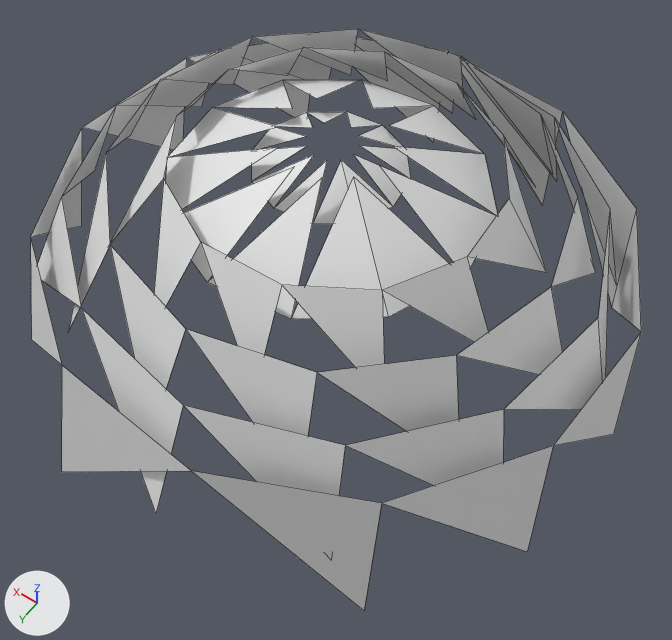
One commit to the OBJ model assets/meshes/monster_hair_polySurfaceShape37_1288.obj: the scene before it, then after it.
Both versions are drawn from a 50 mm camera at (-0.564, 0.773, 1.04) aimed at (-0.06, 0.067, -0.07). The axes (+X, +Y, +Z) are drawn at lower left. The lights are the same throughout. The older version comes first. Mesh edges are drawn as thin lines. Where no turn or scale is listed for an object, it has been applied to the vertices. Vertices at exactly the same position are counted once.

Before the edit, the objects in view are built like this:
```python
me_monster_hair_polysurfaceshape37_1288 = bpy.data.meshes.new('monster_hair_polySurfaceShape37_1288')
me_monster_hair_polysurfaceshape37_1288.from_pydata(...)  # 138 vertices, 72 faces; spans x -0.477..0.477, y -0.478..0.462, z -0.218..0.218
ob_monster_hair_polysurfaceshape37_1288 = bpy.data.objects.new('monster_hair_polySurfaceShape37_1288', me_monster_hair_polysurfaceshape37_1288)
ob_monster_hair_polysurfaceshape37_1288.location = (0.0, 0.0, 0.0)
```
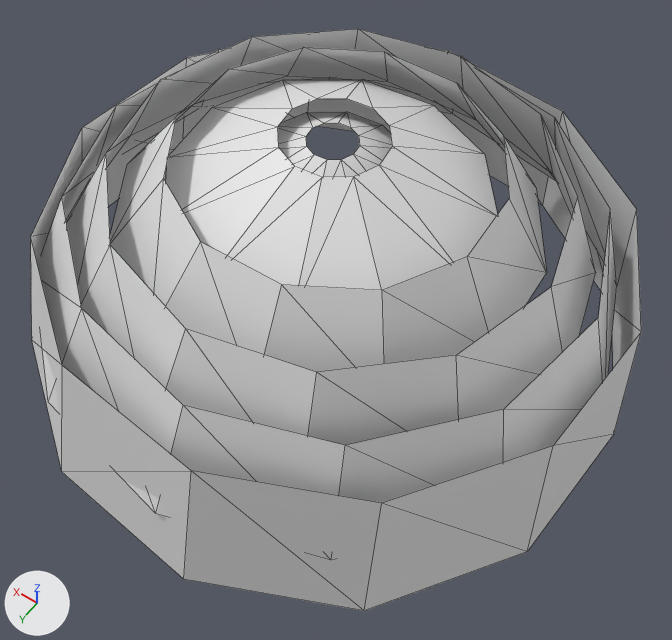
Where the change shows, as pixel boxes (x1, y1, x2, y2) in the pictures (672 x 640 px):
part 1 of me_monster_hair_polysurfaceshape37_1288, added: after (31, 29, 641, 611)

The change, as a list of edits to the scene's bpy script:
```text
Change me_monster_hair_polysurfaceshape37_1288:
    used by ob_monster_hair_polysurfaceshape37_1288; location = (0.0, 0.0, 0.0)
    remove me_monster_hair_polysurfaceshape37_1288.from_pydata(...)  # 138 vertices, 72 faces; spans x -0.477..0.477, y -0.478..0.462, z -0.218..0.218
    add me_monster_hair_polysurfaceshape37_1288.from_pydata(...)  # 144 vertices, 144 faces; spans x -0.477..0.477, y -0.478..0.478, z -0.218..0.218
    me_monster_hair_polysurfaceshape37_1288 part 1
    6 vertices are added at (0.024, -0.074, 0.216), (0.302, 0.101, 0.077), (-0.095, 0.478, -0.198), (0.185, 0.423, -0.07), (0.009, -0.035, 0.207), (0.345, 0.204, 0.013)
    72 new faces join them
```
